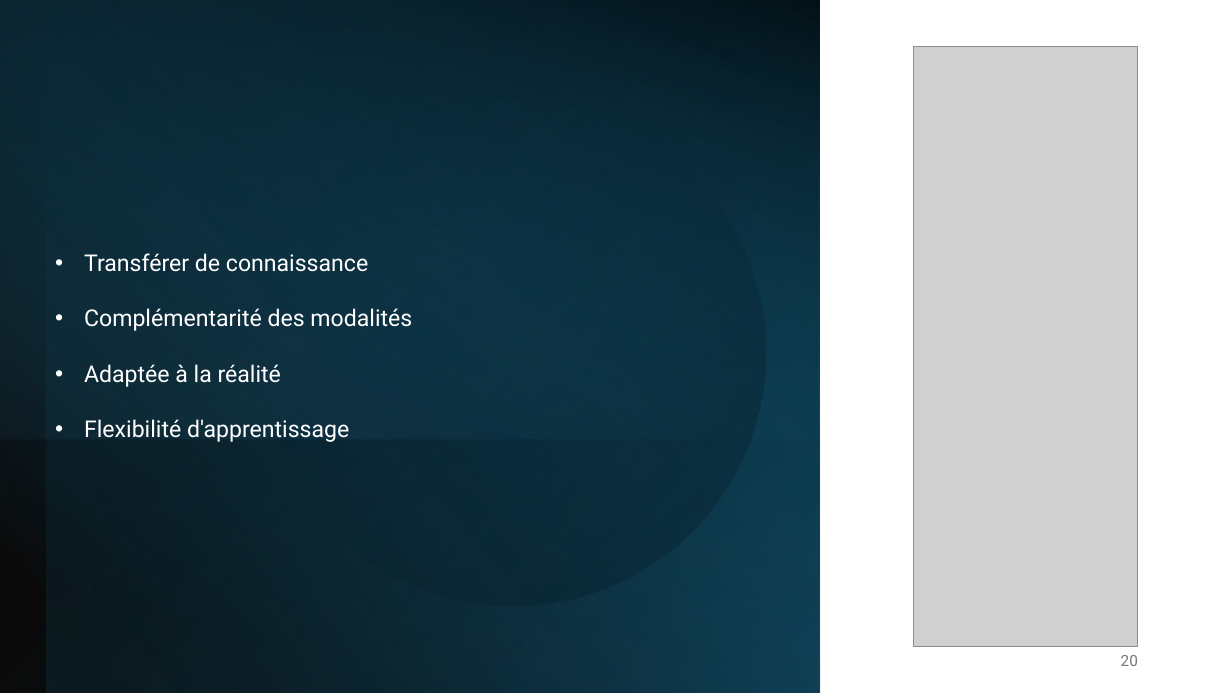
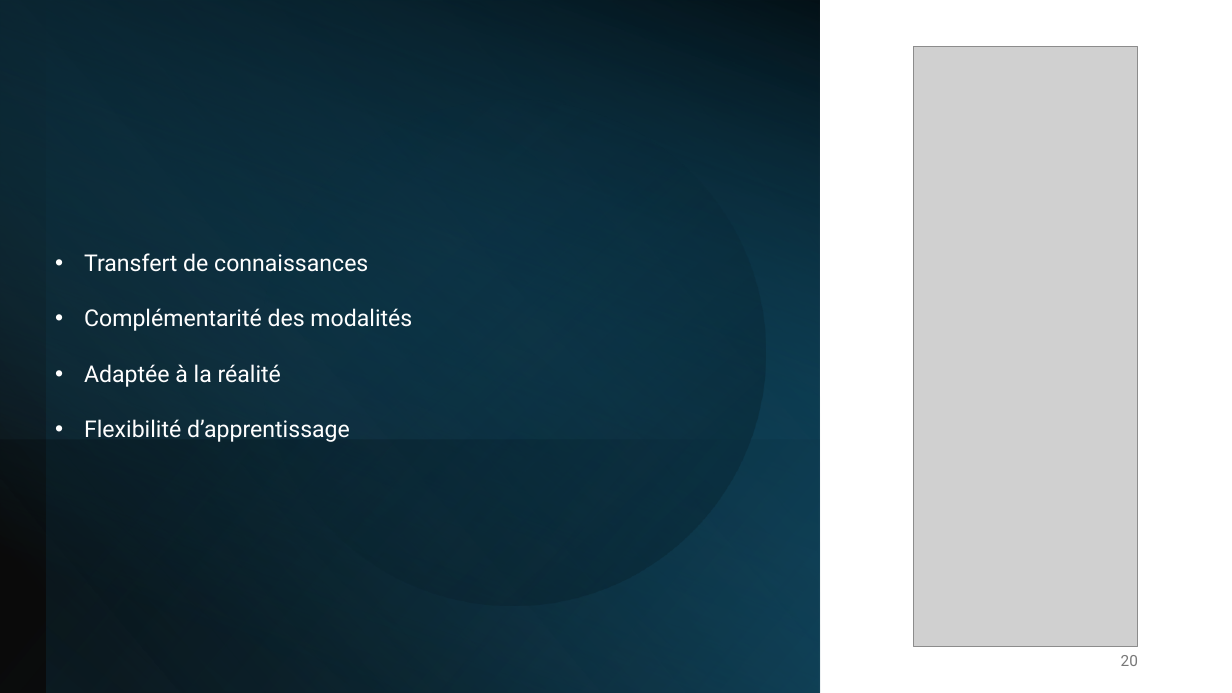
Before and after one commit to IzowRM/Stage-Cetic, a slide deck: slide 20 of Doc Slide/Presentation_du_27_01.pptx. Drawn at 1232x693 pixels with LibreOffice and Linux fonts; fonts in the diff are those of the drawing; grey boxes stand for pictures. Boxes give left, top, right and bottom in pixels: in the first picture for what was removed or moved away, otherwise in the second. Text is boxed around its words. In the diff, an @@ line names an element or a change of style, - is before the commit and + after.

```diff
--- a/Doc Slide/Presentation_du_27_01.pptx
+++ b/Doc Slide/Presentation_du_27_01.pptx
@@ text at (x1=84, y1=253, x2=368, y2=272): text changed @@
-• Transférer de connaissance
+• Transfert de connaissances
@@ text at (x1=84, y1=419, x2=350, y2=442): text changed @@
-• Flexibilité d'apprentissage
+• Flexibilité d’apprentissage
```
Also in this commit, not shown: 13 other slides changed, 7 other files.
